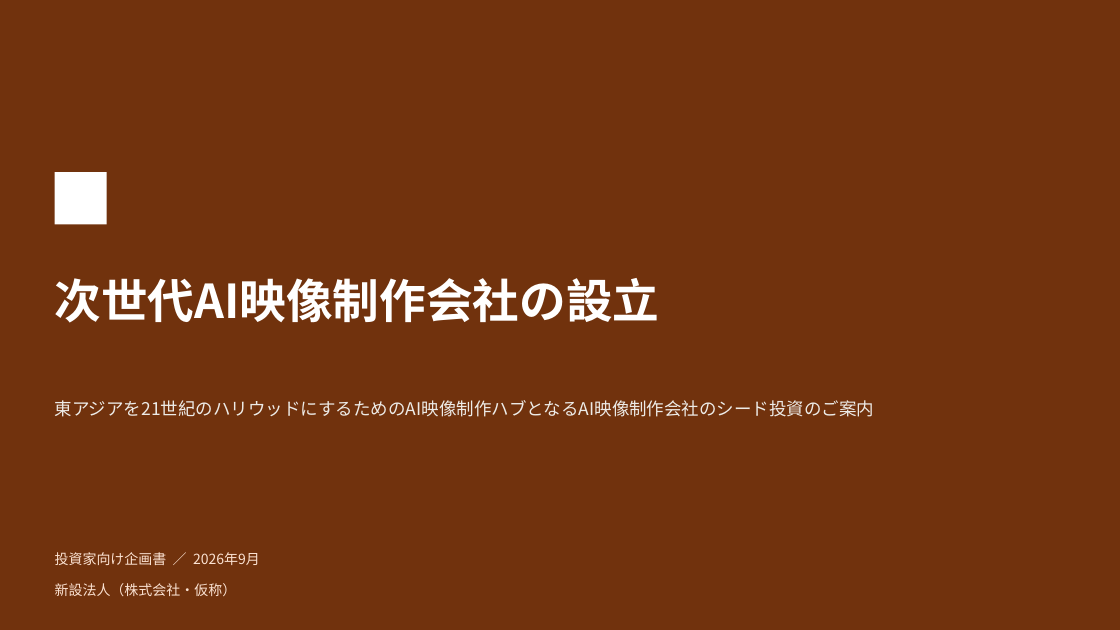
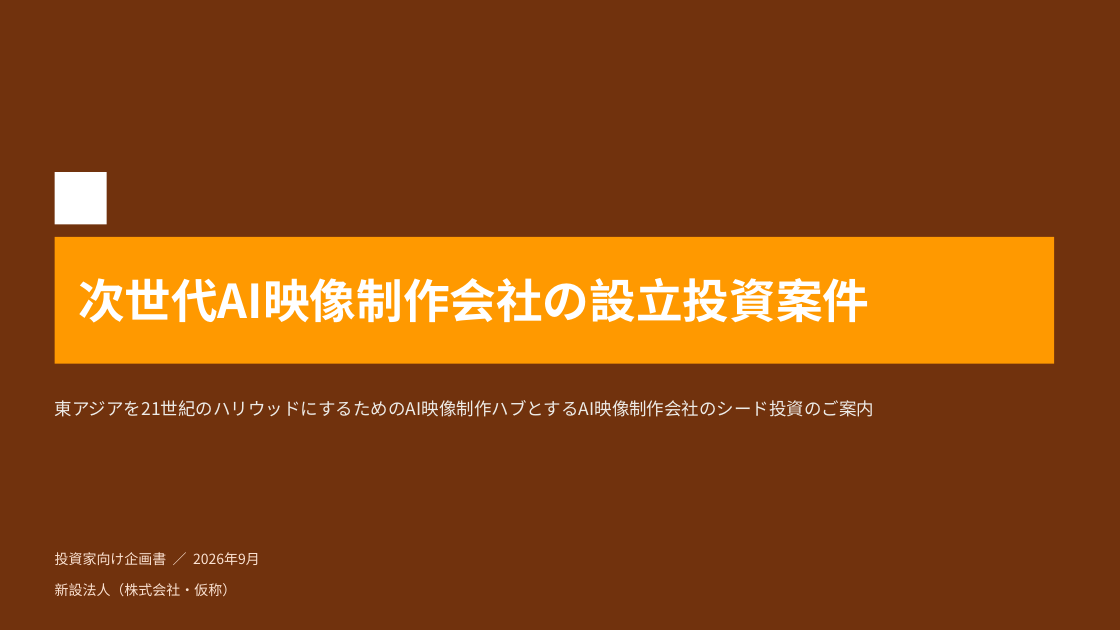
Before and after one commit to bpn333333/test, a slide deck: slide 1 of 投資家向け企画書.pptx. Drawn at 1120x630 pixels with LibreOffice and Linux fonts; fonts in the diff are those of the drawing; background and template pictures are left out. Boxes give left, top, right and bottom in pixels: in the first picture for what was removed or moved away, otherwise in the second. Text is boxed around its words. In the diff, an @@ line names an element or a change of style, - is before the commit and + after.

```diff
--- a/投資家向け企画書.pptx
+++ b/投資家向け企画書.pptx
@@ rectangle added at [55,237,1054,364], fill #FF9900 @@
@@ text at [78,278,869,323]: text changed @@
-次世代AI映像制作会社の設立
+次世代AI映像制作会社の設立投資案件
@@ text at [55,400,875,417]: text changed @@
-東アジアを21世紀のハリウッドにするためのAI映像制作ハブとなるAI映像制作会社のシード投資のご案内
+東アジアを21世紀のハリウッドにするためのAI映像制作ハブとするAI映像制作会社のシード投資のご案内
```
Also in this commit, not shown: 19 other slides changed, 3 other files.
